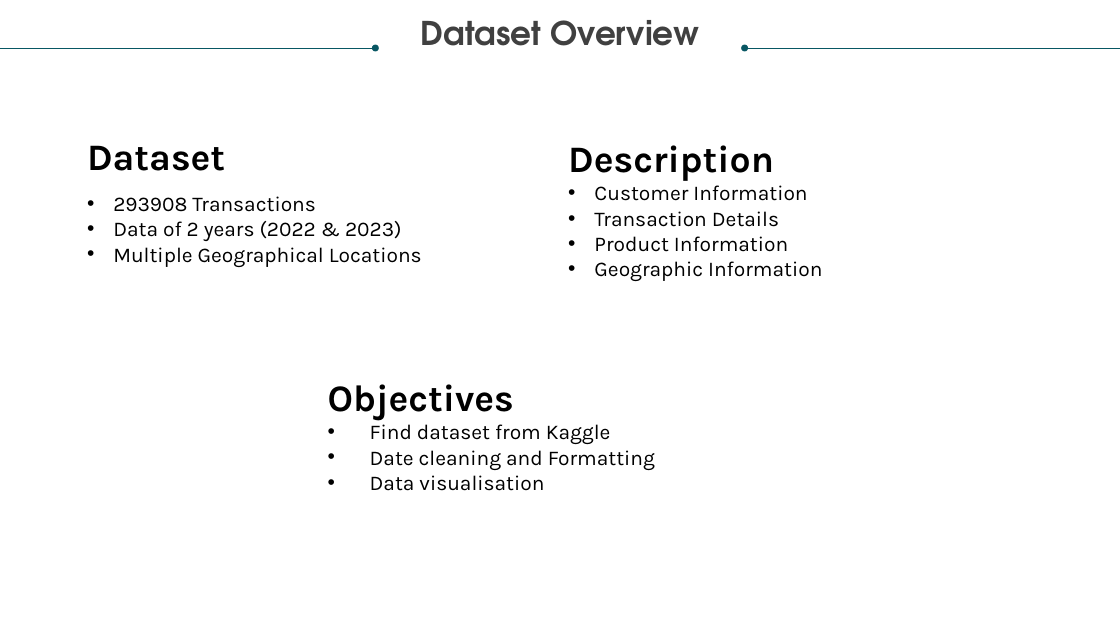
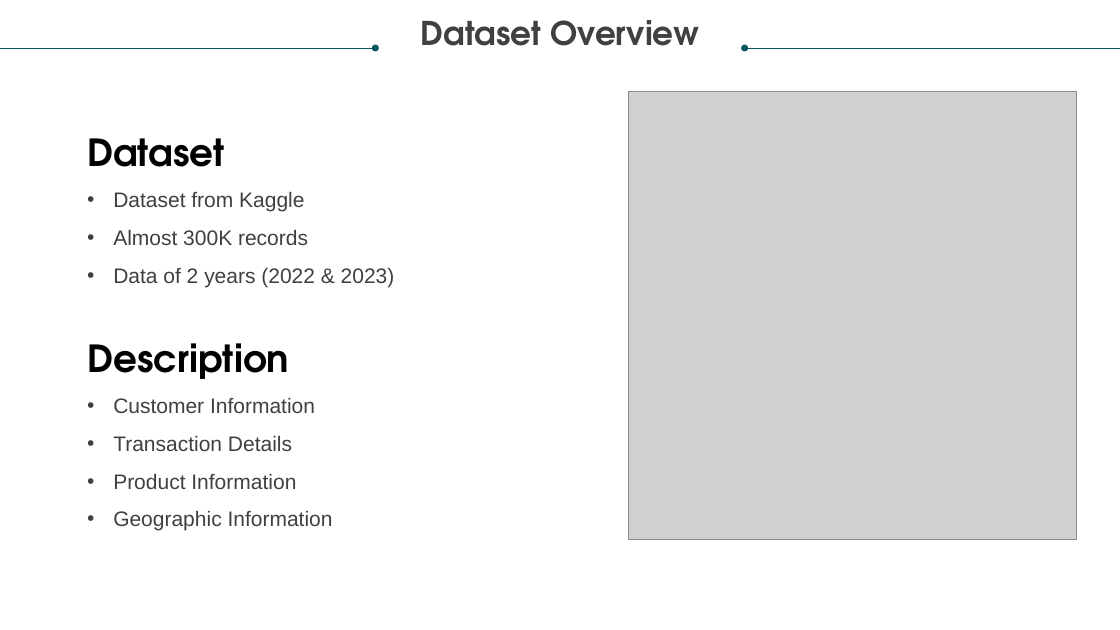
Before and after one commit to jayashreenagaraju/ironhack-final-project, a slide deck: slide 3 of Global Retail Solutions.pptx. Drawn at 1120x630 pixels with LibreOffice and Linux fonts; fonts in the diff are those of the drawing; grey boxes stand for pictures. Boxes give left, top, right and bottom in pixels: in the first picture for what was removed or moved away, otherwise in the second. Text is boxed around its words. In the diff, an @@ line names an element or a change of style, - is before the commit and + after.

```diff
--- a/Global Retail Solutions.pptx
+++ b/Global Retail Solutions.pptx
@@ picture added at (629,91,1077,539) @@
@@ text at (87,138,395,287): font Karla to TeX Gyre Adventor in "Dataset"; font Karla to Arial, text colour #000000 to #404040 in "Data of 2 years (2022 & 2023)"; line spacing 1 to 1.5 @@
@@ text removed at (568,145,822,281) @@
-Description
-• Customer Information
-• Transaction Details
-• Product Information
-• Geographic Information
@@ text at (113,191,308,245): text changed; font Karla to Arial; text colour #000000 to #404040 @@
-• 293908 Transactions
+• Dataset from Kaggle
+• Almost 300K records
@@ text at (87,343,333,531): text changed; font Karla to Arial; text colour #000000 to #404040 @@
-• Multiple Geographical Locations
+Description
+• Customer Information
+• Transaction Details
+• Product Information
+• Geographic Information
@@ text removed at (328,384,655,491) @@
-Objectives
-• Find dataset from Kaggle
-• Date cleaning and Formatting
-• Data visualisation
```
Also in this commit, not shown: 4 other slides changed, 2 slides added, 7 slides removed, 5 other files.
